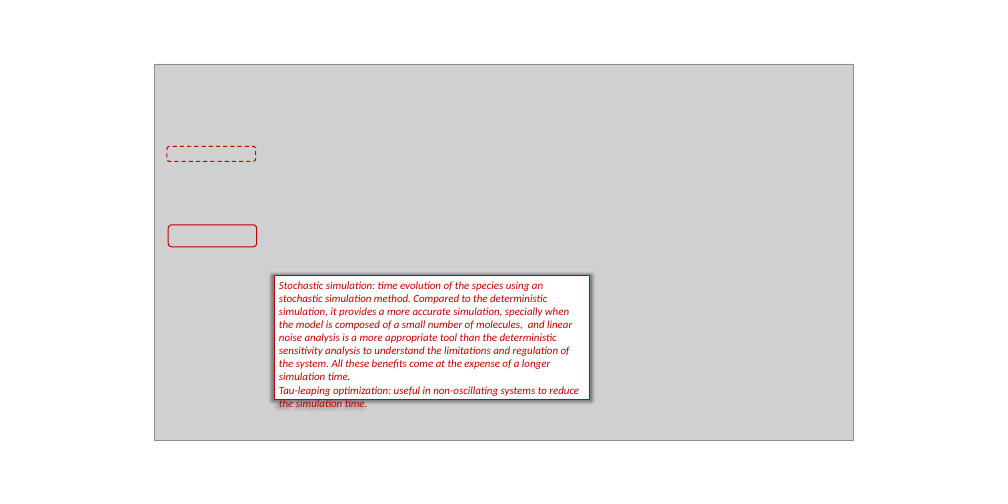
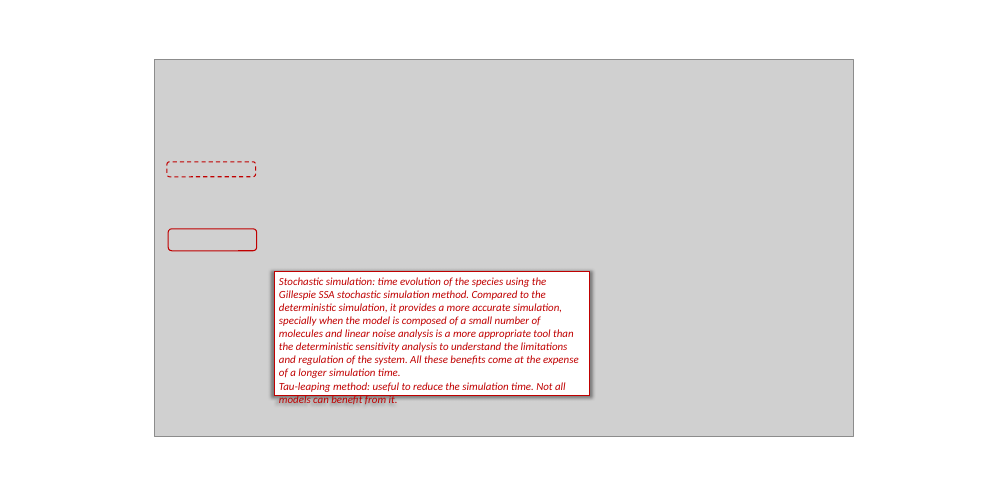
Before and after one commit to JordiBart/easymodel, a slide deck: slide 7 of Tutorial/EasyModel_Tutorial.pptx. Drawn at 1008x504 pixels with LibreOffice and Linux fonts; fonts in the diff are those of the drawing; grey boxes stand for pictures. Boxes give left, top, right and bottom in pixels: in the first picture for what was removed or moved away, otherwise in the second. Text is boxed around its words. In the diff, an @@ line names an element or a change of style, - is before the commit and + after.

```diff
--- a/Tutorial/EasyModel_Tutorial.pptx
+++ b/Tutorial/EasyModel_Tutorial.pptx
@@ picture: place and size @@
-picture at [154,64,853,440]
+picture at [154,60,853,436]
@@ rounded rectangle: place and size @@
-rounded rectangle at [167,146,256,161]
+rounded rectangle at [167,162,256,177]
@@ rounded rectangle: place and size @@
-rounded rectangle at [168,225,257,247]
+rounded rectangle at [168,229,257,251]
@@ rectangle "Stochastic simulation: time evolution of ...": place and size @@
-rectangle "Stochastic simulation: time evolution of ..." at [274,276,589,400]
+rectangle "Stochastic simulation: time evolution of ..." at [274,272,589,396]
@@ text in rectangle at [279,277,579,406]: text changed @@
-Stochastic simulation: time evolution of the species using an stochastic simulation method. Compared to the deterministic simulation, it provides a more accurate simulation, specially when the model is composed of a small number of molecules, and linear noise analysis is a more appropriate tool than the deterministic sensitivity analysis to understand the limitations and regulation of the system. All these benefits come at the expense of a longer simulation time.
-Tau-leaping optimization: useful in non-oscillating systems to reduce the simulation time.
+Stochastic simulation: time evolution of the species using the Gillespie SSA stochastic simulation method. Compared to the deterministic simulation, it provides a more accurate simulation, specially when the model is composed of a small number of molecules and linear noise analysis is a more appropriate tool than the deterministic sensitivity analysis to understand the limitations and regulation of the system. All these benefits come at the expense of a longer simulation time.
+Tau-leaping method: useful to reduce the simulation time. Not all models can benefit from it.
```
Also in this commit, not shown: 3 other slides changed.
